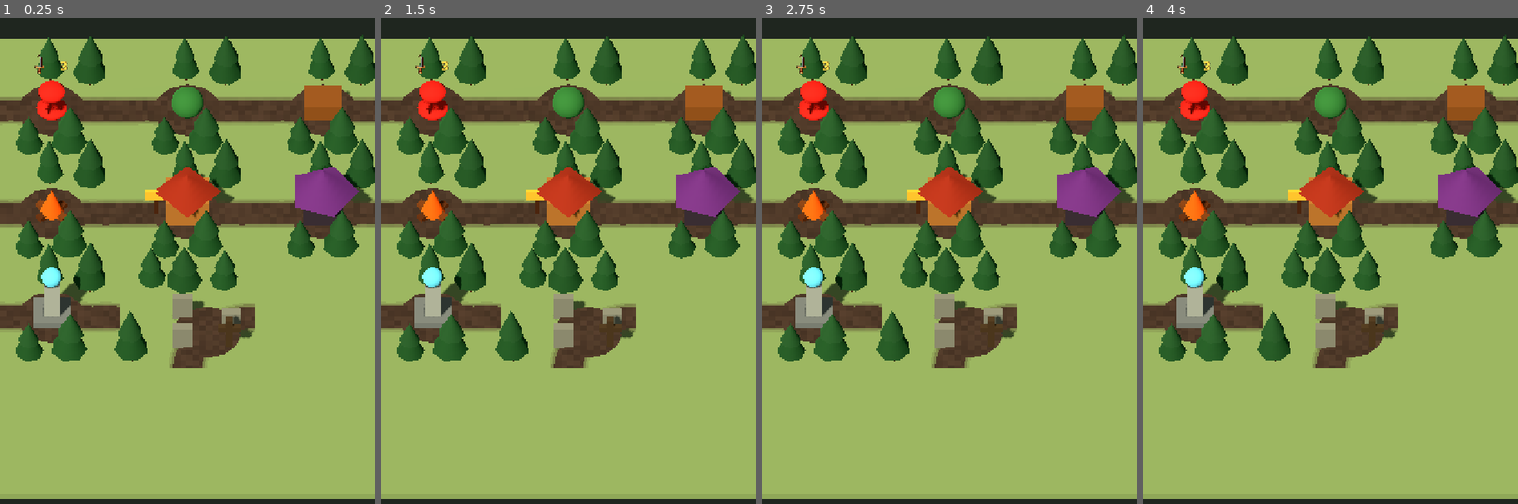
Above: before the commit, frames 1-4 (left to right).
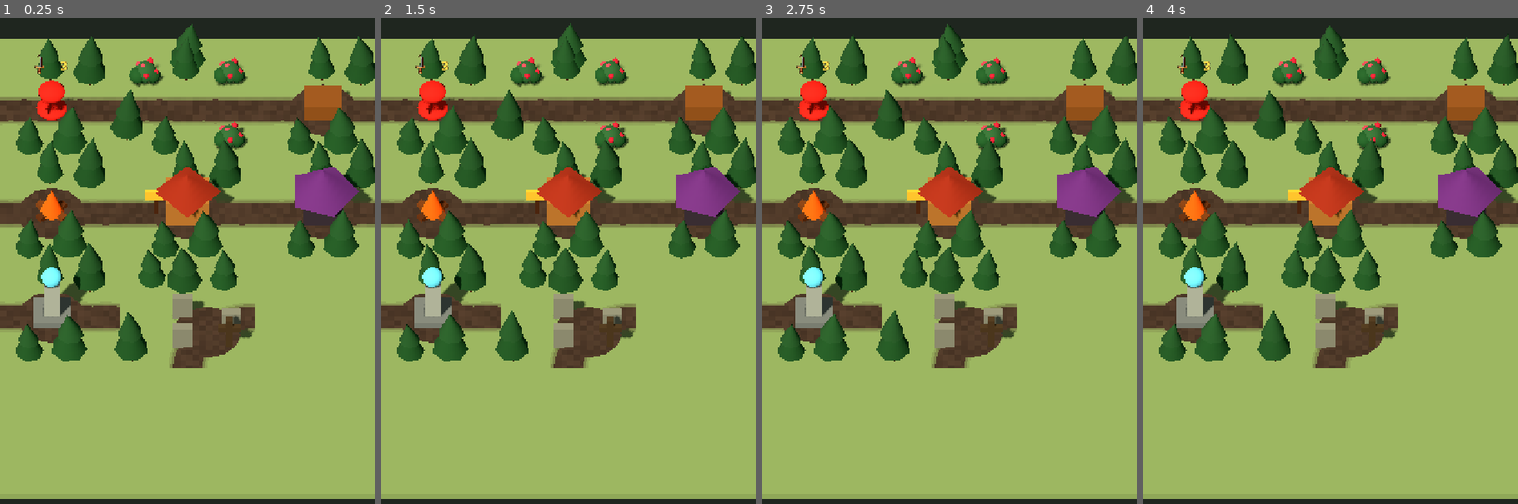
Above: after the commit, the same moments.

Repository: Reicher/The-Road-North
Game: Godot game, scene res://scenes/map_style_showcase.tscn
Two runs of this game, one before a commit and one after it. Both use one fixed random seed, a clock stepped at 60 frames per second and the inputs below. This scene is started directly instead of the project's main scene.
Inputs (mouse positions are in pixels of both pictures, inside the frame that each line leads up to):
- Up to frame 1 (0.25 s): no input
- Up to frame 2 (1.5 s): tap Enter (debug_complete_level) at 0.5 s; move the mouse to (651, 231) at 0.52 s; tap 0 at 0.6 s; click (651, 231) at 0.67 s; tap Space at 1.25 s; drag from (493, 299) to (549, 397) at 1.27 s
- Up to frame 3 (2.75 s): move the mouse to (987, 120) at 2.02 s; tap 9 at 2.1 s; click (987, 120) at 2.17 s
- Up to frame 4 (4 s): drag from (1311, 397) to (1218, 163) at 2.77 s; move the mouse to (1443, 367) at 3.52 s; tap 4 at 3.6 s; click (1443, 367) at 3.67 s

The runs differ from the first frame. In frame 1, 4.2% of the frame differs, in the area x 5-99%, y 1-66%; in frame 2, 4.1%; in frame 3, 4.1%; in frame 4, 4.1%.

Commit message:
Improve map visuals and berry bush rendering

Diff:
--- a/scripts/map_environment_assets.gd
+++ b/scripts/map_environment_assets.gd
@@ -23,8 +23,8 @@
 	_add_cylinder(tree, "Trunk", tile_size * 0.026, tile_size * 0.25, Vector3(0.0, tile_size * 0.125, 0.0), VisualPalette.WOOD_DARK, 5)
 	var lower_color := VisualPalette.FOLIAGE.darkened(0.08 + float(posmod(variant, 3)) * 0.025)
 	var upper_color := lower_color.lightened(0.025)
-	_add_cone(tree, "CrownLower", tile_size * 0.19, tile_size * 0.34, Vector3(0.0, tile_size * 0.31, 0.0), lower_color, 7)
-	_add_cone(tree, "CrownUpper", tile_size * 0.14, tile_size * 0.29, Vector3(tile_size * 0.012, tile_size * 0.48, -tile_size * 0.008), upper_color, 7)
+	_add_wind_crown(tree, "CrownLower", tile_size * 0.19, tile_size * 0.34, Vector3(0.0, tile_size * 0.31, 0.0), lower_color, 7, 0.72)
+	_add_wind_crown(tree, "CrownUpper", tile_size * 0.14, tile_size * 0.29, Vector3(tile_size * 0.012, tile_size * 0.48, -tile_size * 0.008), upper_color, 7, 1.0)
 	for child in tree.get_children():
 		if child is GeometryInstance3D:
 			child.cast_shadow = GeometryInstance3D.SHADOW_CASTING_SETTING_OFF
@@ -49,7 +49,10 @@
 	river.tile_size = tile_size
 	river.rotation.y = PI * 0.5 if posmod(rotation_steps, 2) == 1 else 0.0
 	parent.add_child(river)
-	_add_box(river, "Water", Vector3(tile_size * 1.05, tile_size * 0.035, tile_size * 0.38), Vector3(0.0, 0.025, 0.0), VisualPalette.WATER)
+	var water := _add_box(river, "Water", Vector3(tile_size * 1.05, tile_size * 0.035, tile_size * 0.38), Vector3(0.0, 0.025, 0.0), VisualPalette.WATER)
+	var local_flow := Vector2.RIGHT
+	var world_flow := Vector2(-local_flow.y, -local_flow.x) if posmod(rotation_steps, 2) == 1 else local_flow
+	water.material_override = VisualPalette.make_water_material(VisualPalette.WATER, world_flow)
 	_add_box(river, "ShallowNorth", Vector3(tile_size * 1.05, 0.012, tile_size * 0.055), Vector3(0.0, 0.052, -tile_size * 0.155), VisualPalette.WATER.lightened(0.10))
 	_add_box(river, "ShallowSouth", Vector3(tile_size * 1.05, 0.012, tile_size * 0.055), Vector3(0.0, 0.052, tile_size * 0.155), VisualPalette.WATER.darkened(0.08))
 	_add_current_mark(river, "CurrentA", tile_size, Vector3(-0.32, 0.052, -0.09), 0.24, -8.0)
@@ -126,3 +129,9 @@
 	instance.material_override = VisualPalette.make_material(color)
 	parent.add_child(instance)
 	return instance
+
+
+static func _add_wind_crown(parent: Node3D, node_name: String, radius: float, height: float, position: Vector3, color: Color, segments: int, wind_strength: float) -> MeshInstance3D:
+	var instance := _add_cone(parent, node_name, radius, height, position, color, segments)
+	instance.material_override = VisualPalette.make_foliage_wind_material(color, height, wind_strength)
+	return instance
--- a/scripts/map_visual_palette.gd
+++ b/scripts/map_visual_palette.gd
@@ -20,6 +20,8 @@
 
 static var _ground_shader: Shader
 static var _road_shader: Shader
+static var _water_shader: Shader
+static var _foliage_wind_shader: Shader
 
 
 static func make_material(color: Color, unshaded := false) -> StandardMaterial3D:
@@ -44,6 +46,25 @@
 	var material := ShaderMaterial.new()
 	material.shader = _get_road_shader()
 	material.set_shader_parameter("base_color", color)
+	return material
+
+
+static func make_water_material(color: Color, flow_direction := Vector2.RIGHT) -> ShaderMaterial:
+	var material := ShaderMaterial.new()
+	material.shader = _get_water_shader()
+	material.set_shader_parameter("deep_color", color.darkened(0.12))
+	material.set_shader_parameter("surface_color", color.lightened(0.12))
+	material.set_shader_parameter("foam_color", WATER_CURRENT)
+	material.set_shader_parameter("flow_direction", flow_direction.normalized())
+	return material
+
+
+static func make_foliage_wind_material(color: Color, crown_height: float, wind_strength := 1.0) -> ShaderMaterial:
+	var material := ShaderMaterial.new()
+	material.shader = _get_foliage_wind_shader()
+	material.set_shader_parameter("base_color", color)
+	material.set_shader_parameter("crown_height", crown_height)
+	material.set_shader_parameter("wind_strength", wind_strength)
 	return material
 
 
@@ -86,3 +107,93 @@
 }
 """
 	return _road_shader
+
+
+static func _get_water_shader() -> Shader:
+	if _water_shader == null:
+		_water_shader = Shader.new()
+		_water_shader.code = """
+shader_type spatial;
+render_mode cull_disabled;
+
+uniform vec4 deep_color : source_color;
+uniform vec4 surface_color : source_color;
+uniform vec4 foam_color : source_color;
+uniform vec2 flow_direction = vec2(1.0, 0.0);
+varying vec3 map_position;
+
+float hash21(vec2 point) {
+	point = fract(point * vec2(123.34, 456.21));
+	point += dot(point, point + 45.32);
+	return fract(point.x * point.y);
+}
+
+float value_noise(vec2 point) {
+	vec2 cell = floor(point);
+	vec2 local = fract(point);
+	local = local * local * (3.0 - 2.0 * local);
+	return mix(
+		mix(hash21(cell), hash21(cell + vec2(1.0, 0.0)), local.x),
+		mix(hash21(cell + vec2(0.0, 1.0)), hash21(cell + vec2(1.0, 1.0)), local.x),
+		local.y
+	);
+}
+
+void vertex() {
+	map_position = (MODEL_MATRIX * vec4(VERTEX, 1.0)).xyz;
+}
+
+void fragment() {
+	vec2 flow = normalize(flow_direction);
+	vec2 across = vec2(-flow.y, flow.x);
+	float along = dot(map_position.xz, flow);
+	float cross_position = dot(map_position.xz, across);
+	vec2 flowing_position = vec2(along * 0.030 - TIME * 0.34, cross_position * 0.052);
+	float slow_warp = value_noise(flowing_position * 0.72 + vec2(TIME * 0.025, -TIME * 0.018));
+	float side_warp = value_noise(flowing_position * 1.63 + vec2(17.2, -8.4) - vec2(TIME * 0.06, 0.0));
+	float broken_ripples = sin(along * 0.102 - TIME * 0.91 + slow_warp * 5.2 + side_warp * 2.1) * 0.5 + 0.5;
+	float crossing_wave = value_noise(vec2(along * 0.041 - TIME * 0.21, cross_position * 0.083 + TIME * 0.035) + slow_warp);
+	float surface_mix = slow_warp * 0.38 + crossing_wave * 0.34 + broken_ripples * 0.28;
+	float foam_breakup = value_noise(flowing_position * 2.25 + vec2(31.7, 9.1));
+	float current_line = smoothstep(0.82, 0.97, broken_ripples) * smoothstep(0.48, 0.76, foam_breakup);
+	vec3 water_color = mix(deep_color.rgb, surface_color.rgb, surface_mix);
+	ALBEDO = mix(water_color, foam_color.rgb, current_line * 0.46);
+	ROUGHNESS = 0.58;
+	SPECULAR = 0.32;
+}
+"""
+	return _water_shader
+
+
+static func _get_foliage_wind_shader() -> Shader:
+	if _foliage_wind_shader == null:
+		_foliage_wind_shader = Shader.new()
+		_foliage_wind_shader.code = """
+shader_type spatial;
+render_mode cull_disabled;
+
+uniform vec4 base_color : source_color;
+uniform float crown_height = 32.0;
+uniform float wind_strength = 1.0;
+varying float wind_light;
+
+void vertex() {
+	vec3 world_position = (MODEL_MATRIX * vec4(VERTEX, 1.0)).xyz;
+	float height_factor = clamp((VERTEX.y + crown_height * 0.5) / crown_height, 0.0, 1.0);
+	height_factor *= height_factor;
+	float position_phase = world_position.x * 0.021 + world_position.z * 0.017;
+	float breeze = sin(TIME * 1.05 + position_phase);
+	float cross_breeze = sin(TIME * 0.73 + position_phase * 1.37 + 1.8);
+	float gust = 0.62 + (sin(TIME * 0.23 + position_phase * 0.42) * 0.5 + 0.5) * 0.38;
+	vec3 wind_direction = vec3(breeze, 0.0, cross_breeze * 0.42);
+	vec3 world_offset = wind_direction * gust * crown_height * 0.095 * wind_strength * height_factor;
+	VERTEX += (inverse(MODEL_MATRIX) * vec4(world_offset, 0.0)).xyz;
+	wind_light = breeze * height_factor;
+}
+
+void fragment() {
+	ALBEDO = base_color.rgb * (1.0 + wind_light * 0.018);
+	ROUGHNESS = 0.94;
+}
+"""
+	return _foliage_wind_shader
--- a/scripts/placement_controller.gd
+++ b/scripts/placement_controller.gd
@@ -8,8 +8,8 @@
 signal tile_rotated(grid_position: Vector2i, card: CardView)
 signal encounter_changed(grid_position: Vector2i, card: CardView)
 
-const VALID_COLOR := Color(0.10, 0.95, 0.28, 0.34)
-const INVALID_COLOR := Color(1.00, 0.10, 0.08, 0.38)
+const VALID_COLOR := Color(0.18, 0.88, 0.34, 0.82)
+const INVALID_COLOR := Color(0.96, 0.16, 0.12, 0.86)
 const MODE_NONE := ""
 const MODE_ROAD_PLACEMENT := "road_placement"
 const MODE_DESTROY_TARGETING := "destroy_targeting"
@@ -26,6 +26,17 @@
 uniform float tile_size;
 uniform float sight;
 uniform vec4 fog_color : source_color;
+
+const float EDGE_SOFTNESS = 0.20;
+
+float grid_distance(vec2 a, vec2 b) {
+	return abs(a.x - b.x) + abs(a.y - b.y);
+}
+
+float distance_to_cell(vec2 point, vec2 cell) {
+	vec2 distance_to_box = max(abs(point - (cell + vec2(0.5))) - vec2(0.5), vec2(0.0));
+	return length(distance_to_box);
+}
 
 void vertex() {
 	POSITION = vec4(VERTEX.xy, 1.0, 1.0);
@@ -43,13 +54,30 @@
 	vec2 grid_position = floor(world_position.xz / tile_size);
 	bool inside_map = grid_position.x >= 0.0 && grid_position.y >= 0.0
 		&& grid_position.x < map_size.x && grid_position.y < map_size.y;
-	float distance_from_player = abs(grid_position.x - player_grid.x)
-		+ abs(grid_position.y - player_grid.y);
+	float distance_from_player = grid_distance(grid_position, player_grid);
 	if (inside_map && distance_from_player <= sight) {
 		discard;
 	}
+
+	float edge_alpha = 1.0;
+	if (inside_map) {
+		vec2 continuous_grid_position = world_position.xz / tile_size;
+		float distance_to_clear_area = 2.0;
+		for (int offset_y = -1; offset_y <= 1; offset_y++) {
+			for (int offset_x = -1; offset_x <= 1; offset_x++) {
+				vec2 candidate = grid_position + vec2(float(offset_x), float(offset_y));
+				if (grid_distance(candidate, player_grid) <= sight) {
+					distance_to_clear_area = min(distance_to_clear_area, distance_to_cell(continuous_grid_position, candidate));
+				}
+			}
+		}
+		float edge_noise = sin(world_position.x * 0.075 + TIME * 0.28)
+			* sin(world_position.z * 0.061 - TIME * 0.19) * 0.018;
+		edge_alpha = smoothstep(0.0, EDGE_SOFTNESS, distance_to_clear_area + edge_noise);
+		edge_alpha = mix(0.22, 1.0, edge_alpha);
+	}
 	ALBEDO = fog_color.rgb;
-	ALPHA = fog_color.a;
+	ALPHA = fog_color.a * edge_alpha;
 }
 """
 
--- a/scripts/player.gd
+++ b/scripts/player.gd
@@ -692,7 +692,10 @@
 		permanent_encounter_reached.emit(target_position, encounter.duplicate(true))
 		return
 	if _rewards.collect_reward_at(target_position):
-		_clear_visual_encounter_data(target_position)
+		if str(encounter.get("type", "")) == GameMap.ENCOUNTER_BERRY_BUSH:
+			_set_visual_encounter_data(target_position, {"type": GameMap.ENCOUNTER_BERRY_BUSH, "depleted": true})
+		else:
+			_clear_visual_encounter_data(target_position)
 
 
 func trigger_game_over(reason: String) -> void:
--- a/scripts/road_tile_visuals.gd
+++ b/scripts/road_tile_visuals.gd
@@ -33,7 +33,7 @@
 	encounter_power_visible: bool
 ) -> void:
 	for child in get_children():
-		child.queue_free()
+		child.free()
 
 	var openings := _get_openings(definition, rotation_steps)
 	var road_color := VisualPalette.ROAD
@@ -43,14 +43,19 @@
 
 	if definition != null:
 		_draw_visual_identity(str(definition.get("visual_identity")), openings, tile_size)
-		_add_road_tile_trees(openings, tile_size)
+		var reserved_bush_positions: Array[Vector2] = []
+		if _encounter_type(encounter_data) == GameMap.ENCOUNTER_BERRY_BUSH:
+			reserved_bush_positions = _berry_bush_positions(openings)
+		_add_road_tile_trees(openings, tile_size, reserved_bush_positions)
 
 	var road_anchor := RoadPath.get_anchor_offset(openings, tile_size)
 	var encounter_offset := enemy_offset + Vector3(road_anchor.x, 0.0, road_anchor.y)
 	if not encounter_data.is_empty():
-		_add_encounter_plaza(tile_size, encounter_offset, road_color)
-		if _encounter_type(encounter_data) != GameMap.ENCOUNTER_ENEMY:
-			_draw_reward_encounter(encounter_data, tile_size, encounter_offset)
+		var encounter_type := _encounter_type(encounter_data)
+		if encounter_type not in [GameMap.ENCOUNTER_ENEMY, GameMap.ENCOUNTER_BERRY_BUSH]:
+			_add_encounter_plaza(tile_size, encounter_offset, road_color)
+		if encounter_type != GameMap.ENCOUNTER_ENEMY:
+			_draw_reward_encounter(encounter_data, tile_size, encounter_offset, openings)
 
 	if highlight_enabled:
 		_add_highlight(tile_size, highlight_color)
@@ -277,10 +282,10 @@
 	add_child(plaza)
 
 
-func _draw_reward_encounter(encounter: Dictionary, tile_size: float, encounter_offset: Vector3) -> void:
+func _draw_reward_encounter(encounter: Dictionary, tile_size: float, encounter_offset: Vector3, openings: Dictionary) -> void:
 	var kind := str(encounter.get("type", ""))
 	if kind == GameMap.ENCOUNTER_BERRY_BUSH:
-		_add_bush(tile_size, encounter_offset, true)
+		_add_berry_bushes(tile_size, openings, encounter.get("depleted", false) != true)
 	elif kind == GameMap.ENCOUNTER_CACHE:
 		_add_box("Cache", Vector3(tile_size * 0.28, tile_size * 0.16, tile_size * 0.20), encounter_offset + Vector3(0.0, GROUND_HEIGHT + tile_size * 0.08, 0.0), VisualPalette.WOOD)
 	elif kind == GameMap.ENCOUNTER_CAMPFIRE:
@@ -339,12 +344,19 @@
 	_add_box("GraveCrossBar", Vector3(tile_size * 0.17, tile_size * 0.045, tile_size * 0.045), cross_center + Vector3(0.0, tile_size * 0.20, 0.0), Color(0.25, 0.19, 0.13))
 
 
-func _add_road_tile_trees(openings: Dictionary, tile_size: float) -> void:
+func _add_road_tile_trees(openings: Dictionary, tile_size: float, reserved_positions: Array[Vector2] = []) -> void:
 	var added := 0
 	var seed := _tree_layout_seed(openings, tile_size)
 	var slots := _road_tree_slots(seed)
 	for slot in slots:
 		if _point_touches_road(slot, openings, ROAD_WIDTH_RATIO):
+			continue
+		var overlaps_reserved := false
+		for reserved_position in reserved_positions:
+			if slot.distance_to(reserved_position) < 0.24:
+				overlaps_reserved = true
+				break
+		if overlaps_reserved:
 			continue
 		var scale_factor := 0.62 + float(posmod(seed + added * 5, 7)) * 0.045
 		var width_factor := 0.86 + float(posmod(seed + added * 3, 5)) * 0.055
@@ -410,15 +422,63 @@
 	add_child(EnvironmentAssets.create_tree(tile_size, offset, scale_factor, width_factor, rotation_y, get_child_count()))
 
 
-func _add_bush(tile_size: float, offset: Vector3, berries := false) -> void:
-	_add_sphere("Bush", tile_size * 0.12, offset + Vector3(0.0, GROUND_HEIGHT + tile_size * 0.09, 0.0), Color(0.18, 0.44, 0.22))
+func _add_bush(tile_size: float, offset: Vector3, berries := false, prefix := "Bush") -> void:
+	_add_low_poly_sphere("%sCore" % prefix, tile_size * 0.085, offset + Vector3(0.0, GROUND_HEIGHT + tile_size * 0.075, 0.0), VisualPalette.FOLIAGE.lightened(0.06))
+	_add_low_poly_sphere("%sLeft" % prefix, tile_size * 0.065, offset + Vector3(-tile_size * 0.055, GROUND_HEIGHT + tile_size * 0.065, tile_size * 0.025), VisualPalette.FOLIAGE)
+	_add_low_poly_sphere("%sRight" % prefix, tile_size * 0.06, offset + Vector3(tile_size * 0.055, GROUND_HEIGHT + tile_size * 0.06, tile_size * 0.02), VisualPalette.FOLIAGE.darkened(0.06))
 	if berries:
-		_add_sphere("BerryA", tile_size * 0.024, offset + Vector3(tile_size * 0.04, GROUND_HEIGHT + tile_size * 0.15, -tile_size * 0.06), Color(0.67, 0.10, 0.18))
+		_add_berry("%sBerryA" % prefix, tile_size * 0.025, offset + Vector3(tile_size * 0.035, GROUND_HEIGHT + tile_size * 0.135, -tile_size * 0.050), VisualPalette.BERRY)
+		_add_berry("%sBerryB" % prefix, tile_size * 0.023, offset + Vector3(-tile_size * 0.050, GROUND_HEIGHT + tile_size * 0.120, -tile_size * 0.035), VisualPalette.BERRY.lightened(0.12))
+		_add_berry("%sBerryC" % prefix, tile_size * 0.022, offset + Vector3(tile_size * 0.078, GROUND_HEIGHT + tile_size * 0.100, tile_size * 0.020), VisualPalette.BERRY)
+		_add_berry("%sBerryD" % prefix, tile_size * 0.021, offset + Vector3(-tile_size * 0.082, GROUND_HEIGHT + tile_size * 0.090, tile_size * 0.030), VisualPalette.BERRY.lightened(0.08))
+		_add_berry("%sBerryE" % prefix, tile_size * 0.023, offset + Vector3(tile_size * 0.005, GROUND_HEIGHT + tile_size * 0.105, tile_size * 0.065), VisualPalette.BERRY.darkened(0.03))
+		_add_berry("%sBerryF" % prefix, tile_size * 0.020, offset + Vector3(-tile_size * 0.015, GROUND_HEIGHT + tile_size * 0.145, tile_size * 0.005), VisualPalette.BERRY.lightened(0.15))
+
+
+func _add_berry_bushes(tile_size: float, openings: Dictionary, berries: bool) -> void:
+	var positions := _berry_bush_positions(openings)
+	for index in positions.size():
+		var position_2d := positions[index]
+		_add_bush(tile_size, Vector3(position_2d.x * tile_size, 0.0, position_2d.y * tile_size), berries, "BerryBush%d" % index)
+
+
+func _berry_bush_positions(openings: Dictionary) -> Array[Vector2]:
+	var candidates := [
+		Vector2(-0.31, -0.31), Vector2(0.31, -0.31), Vector2(0.31, 0.31), Vector2(-0.31, 0.31),
+		Vector2(-0.36, 0.0), Vector2(0.36, 0.0), Vector2(0.0, -0.36), Vector2(0.0, 0.36),
+	]
+	var positions: Array[Vector2] = []
+	for candidate in candidates:
+		if _point_touches_road(candidate, openings, ROAD_WIDTH_RATIO):
+			continue
+		positions.append(candidate)
+		if positions.size() >= 3:
+			break
+	return positions
 
 
 func _add_highlight(tile_size: float, highlight_color: Color) -> void:
-	var preview_y := GROUND_HEIGHT * 0.55
-	_add_box("Highlight", Vector3(tile_size * 1.08, 0.018, tile_size * 1.08), Vector3(0.0, preview_y, 0.0), highlight_color)
+	var highlight := Node3D.new()
+	highlight.name = "Highlight"
+	add_child(highlight)
+	var span := tile_size * 0.96
+	var line_width := tile_size * 0.035
+	var y := GROUND_HEIGHT + tile_size * 0.018
+	for entry in [
+		["North", Vector3(span, 0.025, line_width), Vector3(0.0, y, -span * 0.5)],
+		["South", Vector3(span, 0.025, line_width), Vector3(0.0, y, span * 0.5)],
+		["West", Vector3(line_width, 0.025, span), Vector3(-span * 0.5, y, 0.0)],
+		["East", Vector3(line_width, 0.025, span), Vector3(span * 0.5, y, 0.0)],
+	]:
+		var mesh := BoxMesh.new()
+		mesh.size = entry[1]
+		var edge := MeshInstance3D.new()
+		edge.name = "Edge%s" % entry[0]
+		edge.mesh = mesh
+		edge.position = entry[2]
+		edge.material_override = _make_material(highlight_color)
+		edge.cast_shadow = GeometryInstance3D.SHADOW_CASTING_SETTING_OFF
+		highlight.add_child(edge)
 
 
 func _refresh_enemy_view(tile_size: float, encounter_data: Dictionary, enemy_offset: Vector3, power_visible: bool) -> void:
@@ -478,5 +538,29 @@
 	return instance
 
 
+func _add_low_poly_sphere(node_name: String, radius: float, local_position: Vector3, color: Color) -> MeshInstance3D:
+	var mesh := SphereMesh.new()
+	mesh.radius = radius
+	mesh.height = radius * 2.0
+	mesh.radial_segments = 8
+	mesh.rings = 4
+	var instance := MeshInstance3D.new()
+	instance.name = node_name
+	instance.mesh = mesh
+	instance.position = local_position
+	instance.material_override = _make_material(color)
+	add_child(instance)
+	return instance
+
+
+func _add_berry(node_name: String, radius: float, local_position: Vector3, color: Color) -> void:
+	var berry := _add_low_poly_sphere(node_name, radius, local_position, color)
+	var material := _make_material(color)
+	material.emission_enabled = true
+	material.emission = color.darkened(0.18)
+	material.emission_energy_multiplier = 0.55
+	berry.material_override = material
+
+
 func _make_material(color: Color) -> StandardMaterial3D:
 	return VisualPalette.make_material(color)
--- a/tests/test_permanent_encounters.gd
+++ b/tests/test_permanent_encounters.gd
@@ -34,7 +34,7 @@
 		_assert(marker_card._encounter_marker_texture() != null, "Expected permanent encounter card to have an image marker: %s" % encounter_type)
 		marker_card.free()
 	_assert(roads.get_visual_tile(target).get_node_or_null("Visuals/CampfireFlame") != null, "Expected Campfire to have a distinct 3D marker")
-	_assert(roads.get_visual_tile(target).get_node_or_null("Visuals/EncounterPlaza") != null, "Expected every encounter to stand on a round plaza")
+	_assert(roads.get_visual_tile(target).get_node_or_null("Visuals/EncounterPlaza") != null, "Expected permanent landmark encounters to stand on a round plaza")
 	_assert_marker(roads.get_visual_tile(target), GameConstants.ENCOUNTER_TAVERN, "TavernBody")
 	_assert_marker(roads.get_visual_tile(target), GameConstants.ENCOUNTER_WITCH_HUT, "WitchHutBody")
 	_assert_marker(roads.get_visual_tile(target), GameConstants.ENCOUNTER_SHRINE, "ShrinePillar")
--- a/tests/test_placement_controller.gd
+++ b/tests/test_placement_controller.gd
@@ -134,7 +134,7 @@
 	_assert(preview_tile.scale == Vector3.ONE, "Expected preview road to use the same scale as confirmed roads")
 	var preview_visuals := placement.get_node("PreviewTile/Visuals")
 	_assert(preview_visuals.get_node_or_null("Highlight") != null, "Expected the road preview to render one colored placement box")
-	_assert(preview_visuals.get_node_or_null("EncounterPlaza") != null, "Expected encounter road previews to show their final plaza")
+	_assert(preview_visuals.get_node_or_null("EncounterPlaza") == null, "Expected enemy road previews to show no plaza, matching the final tile")
 	_assert(preview_tile.get_node_or_null("Enemy/EnemyModel") != null, "Expected enemy road previews to show the final enemy model")
 	_assert(preview_tile.get_node_or_null("Enemy/PowerLabel") == null or not preview_tile.get_node("Enemy/PowerLabel").visible, "Expected enemy road previews to hide enemy power")
 	_assert(preview_tile.get_node_or_null("Enemy/PowerIcon") == null or not preview_tile.get_node("Enemy/PowerIcon").visible, "Expected enemy road previews to hide the power icon")
--- a/tests/test_player_movement.gd
+++ b/tests/test_player_movement.gd
@@ -101,6 +101,7 @@
 	_assert(not player.position.is_equal_approx(map.grid_to_world(Vector2i(4, 6))), "Expected a corner's curved centerline not to pass through the tile center")
 	_assert(player.food == 3, "Expected encounter food to be collected after movement cost")
 	_assert(map.get_encounter(Vector2i(4, 6)).is_empty(), "Expected collected encounter to be removed")
+	_assert(roads.get_visual_tile(Vector2i(4, 6)).encounter_data.get("depleted", false) == true, "Expected collected berry roads to keep a depleted visual state")
 	roads.force_place_tile(Vector2i(5, 6), STRAIGHT, 1)
 	_assert(player.move_to(Vector2i(5, 6)), "Expected bidirectional east/west connection to allow movement")
 	_assert(player.food == 2, "Expected each valid movement to consume food after encounter reward")
--- a/tests/test_tile_definitions.gd
+++ b/tests/test_tile_definitions.gd
@@ -66,11 +66,30 @@
 	var corner_anchor := RoadPath.get_anchor_offset(corner_openings, TILE_SIZE)
 	_assert(curved_enemy.position.is_equal_approx(Vector3(corner_anchor.x, 0.0, corner_anchor.y)), "Expected enemies on corners to stand on the curved road")
 	var corner_plaza := corner_tile.get_node_or_null("Visuals/EncounterPlaza") as MeshInstance3D
-	_assert(corner_plaza != null, "Expected enemies to stand on the shared encounter plaza")
-	_assert(Vector2(corner_plaza.position.x, corner_plaza.position.z).is_equal_approx(corner_anchor), "Expected encounter plazas to follow the curved road anchor")
-	var corner_plaza_material := corner_plaza.material_override as ShaderMaterial
-	_assert((corner_plaza_material.get_shader_parameter("base_color") as Color).is_equal_approx(corner_tile.definition.road_color), "Expected encounter plazas to use exactly the underlying road color")
+	_assert(corner_plaza == null, "Expected enemies to stand directly on the road without a plaza")
 	corner_tile.queue_free()
+
+	var berry_tile := TILE_SCENE.instantiate() as RoadTile
+	berry_tile.definition = straight
+	berry_tile.tile_size = TILE_SIZE
+	berry_tile.encounter_data = {"type": GameMap.ENCOUNTER_BERRY_BUSH}
+	get_root().add_child(berry_tile)
+	await process_frame
+	var berry_visuals := berry_tile.get_node("Visuals")
+	_assert(berry_visuals.get_node_or_null("BerryBush0Core") != null and berry_visuals.get_node_or_null("BerryBush2Core") != null, "Expected several berry bushes around the road")
+	_assert(berry_visuals.get_node_or_null("BerryBush0BerryA") != null, "Expected fresh bushes to show distinct red berries")
+	_assert(berry_visuals.get_node_or_null("BerryBush0BerryF") != null, "Expected each fresh bush to show several distinct red berries")
+	var bright_berry_material := (berry_visuals.get_node("BerryBush0BerryA") as MeshInstance3D).material_override as StandardMaterial3D
+	_assert(bright_berry_material.emission_enabled, "Expected berries to remain readable against the dark forest palette")
+	_assert(berry_visuals.get_node_or_null("EncounterPlaza") == null, "Expected berry roads not to use an encounter plaza")
+	var reserved_bush_positions: Array[Vector2] = berry_visuals.call("_berry_bush_positions", straight.get_rotated_openings(0))
+	for tree in berry_visuals.get_children().filter(func(child: Node) -> bool: return child.get_node_or_null("CrownLower") != null):
+		for bush_position in reserved_bush_positions:
+			_assert(Vector2((tree as Node3D).position.x, (tree as Node3D).position.z).distance_to(bush_position * TILE_SIZE) >= TILE_SIZE * 0.24, "Expected berry bushes not to overlap roadside fir trees")
+	berry_tile.set_encounter_data({"type": GameMap.ENCOUNTER_BERRY_BUSH, "depleted": true})
+	_assert(berry_visuals.get_node_or_null("BerryBush0Core") != null, "Expected picked berry bushes to remain beside the road")
+	_assert(berry_visuals.get_node_or_null("BerryBush0BerryA") == null, "Expected red berries to disappear after collection")
+	berry_tile.queue_free()
 
 	var enemy_tile := TILE_SCENE.instantiate() as RoadTile
 	get_root().add_child(enemy_tile)
